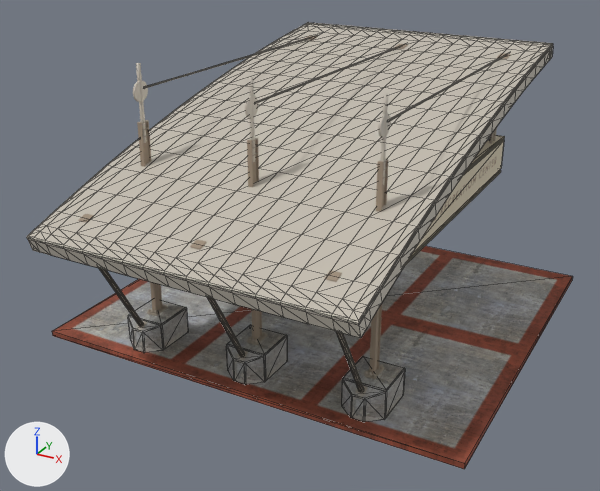
One commit to the COLLADA model exercises/CRCRoof/src/crcroof/assets/crcScaled.dae: the scene before it, then after it.
Both versions are drawn from a 50 mm lens placed at (0.13, -0.309, 0.227), pointed at (-0.07, 0.055, 0.045). Lighting does not change. The marker at lower left points along +X, +Y and +Z. Mesh edges are drawn as thin lines on the coarser meshes. Where no turn or scale is listed for an object, it has been applied to the vertices.
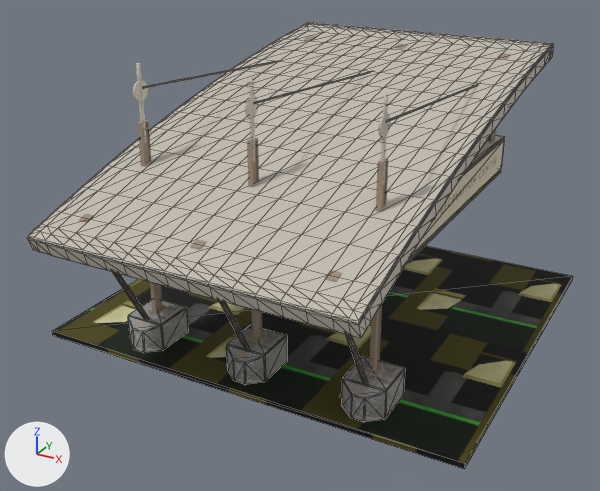
Commit message: Committed new crcRoof model.

Edits to the scene script, one JSON object a line:
```json
{"op": "add", "block": "img_ground_png", "code": ["img_ground_png = load_image('ground.png', '../../../../Levee/src/levee/assets/ground.png', 1024, 1024, 'sRGB')"]}
{"op": "set", "path": "mat_lambert6.texture", "old": "img_ground_tif", "new": "img_ground_png"}
{"op": "set", "path": "ob_pcylinder11.rotation_euler", "old": "(0.0, 0.0, 1.571)", "new": "(0.0, 0.0619, 1.571)", "note": "degrees (0, 0, 90) -> degrees (0, 3.5, 90)"}
{"op": "set", "path": "ob_pcylinder11.scale", "old": "(1.0, 1.0, 1.0)", "new": "(0.742, 1.0, 1.0)"}
{"op": "set", "path": "ob_pcylinder14.rotation_euler", "old": "(0.0, 0.0, 1.571)", "new": "(0.0, 0.0619, 1.571)", "note": "degrees (0, 0, 90) -> degrees (0, 3.5, 90)"}
{"op": "remove", "block": "ob_pcylinder25", "code": "ob_pcylinder25.parent = ob_roof"}
{"op": "set", "path": "ob_pcylinder25.location", "old": "(0.0, 0.0, 0.0)", "new": "(0.0, -0.00838, 0.000539)"}
{"op": "set", "path": "ob_pcylinder25.rotation_euler", "old": "(0.0, 0.0, 1.571)", "new": "(0.0, 0.0619, 1.571)", "note": "degrees (0, 0, 90) -> degrees (0, 3.5, 90)"}
{"op": "set", "path": "ob_pcylinder25.scale", "old": "(1.0, 1.0, 1.0)", "new": "(0.742, 1.0, 1.0)"}
{"op": "remove", "block": "ob_pcylinder7", "code": "ob_pcylinder7.parent = ob_roof"}
{"op": "set", "path": "ob_pcylinder7.location", "old": "(0.0, 0.0, 0.0)", "new": "(0.0, 0.00506, 0.0)"}
{"op": "set", "path": "ob_pcylinder7.scale", "old": "(1.0, 1.0, 1.0)", "new": "(1.0, 1.0, 1.02)"}
{"op": "remove", "block": "ob_pcylinder12", "code": "ob_pcylinder12.parent = ob_roof"}
{"op": "set", "path": "ob_pcylinder12.location", "old": "(0.0, 0.0, 0.0)", "new": "(0.0, 0.00506, 0.0)"}
{"op": "set", "path": "ob_pcylinder12.scale", "old": "(1.0, 1.0, 1.0)", "new": "(1.0, 1.0, 1.02)"}
{"op": "remove", "block": "ob_pcylinder23", "code": "ob_pcylinder23.parent = ob_roof"}
{"op": "set", "path": "ob_pcylinder23.location", "old": "(0.0, 0.0, 0.0)", "new": "(0.0, 0.00506, 0.0)"}
{"op": "set", "path": "ob_pcylinder23.scale", "old": "(1.0, 1.0, 1.0)", "new": "(1.0, 1.0, 1.02)"}
```

Where the change shows, as pixel boxes (x1, y1, x2, y2) in the pictures (600 x 491 px):
```json
{"object": "pCube29", "change": "surface changed", "before": [52, 246, 573, 469], "after": [52, 246, 573, 469]}
{"object": "pCylinder7", "change": "moved, rescaled", "before": [336, 331, 364, 392], "after": [345, 334, 368, 384]}
{"object": "pCylinder12", "change": "moved, rescaled", "before": [207, 297, 245, 356], "after": [219, 300, 250, 349]}
{"object": "pCylinder23", "change": "moved, rescaled", "before": [99, 268, 144, 326], "after": [113, 272, 149, 319]}
{"object": "pCylinder25", "change": "moved, turned, rescaled", "before": [147, 37, 311, 87], "after": [147, 61, 275, 88]}
{"object": "pCylinder14", "change": "turned", "before": [258, 46, 401, 103], "after": [258, 72, 369, 103]}
{"object": "pCylinder11", "change": "turned, rescaled", "before": [390, 56, 504, 121], "after": [390, 84, 479, 121]}
```
